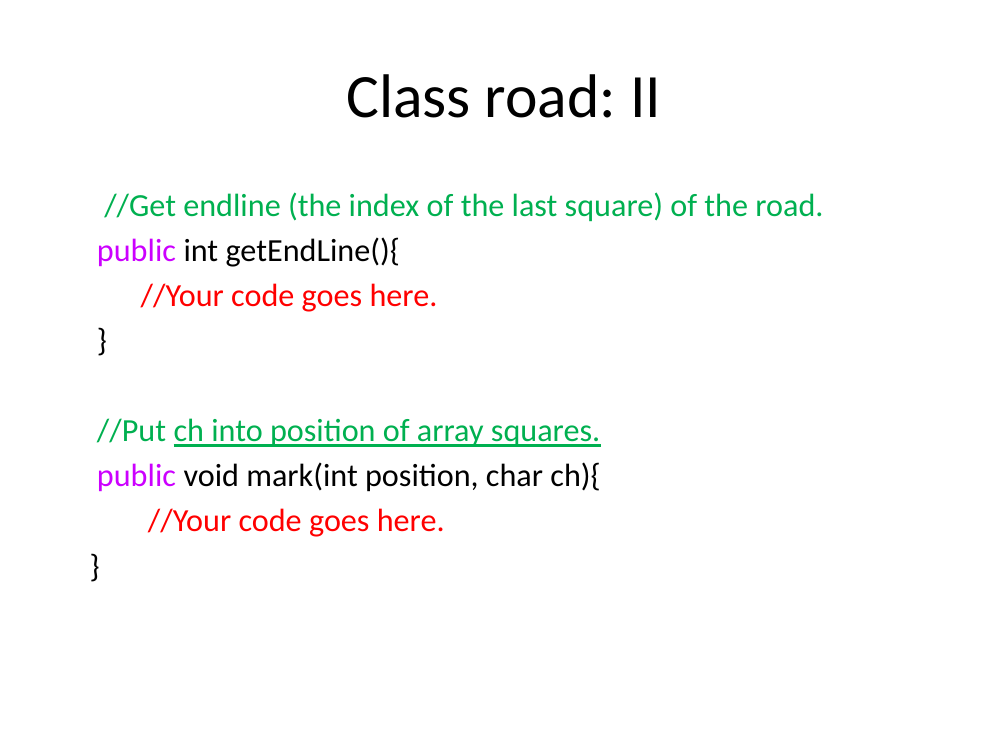
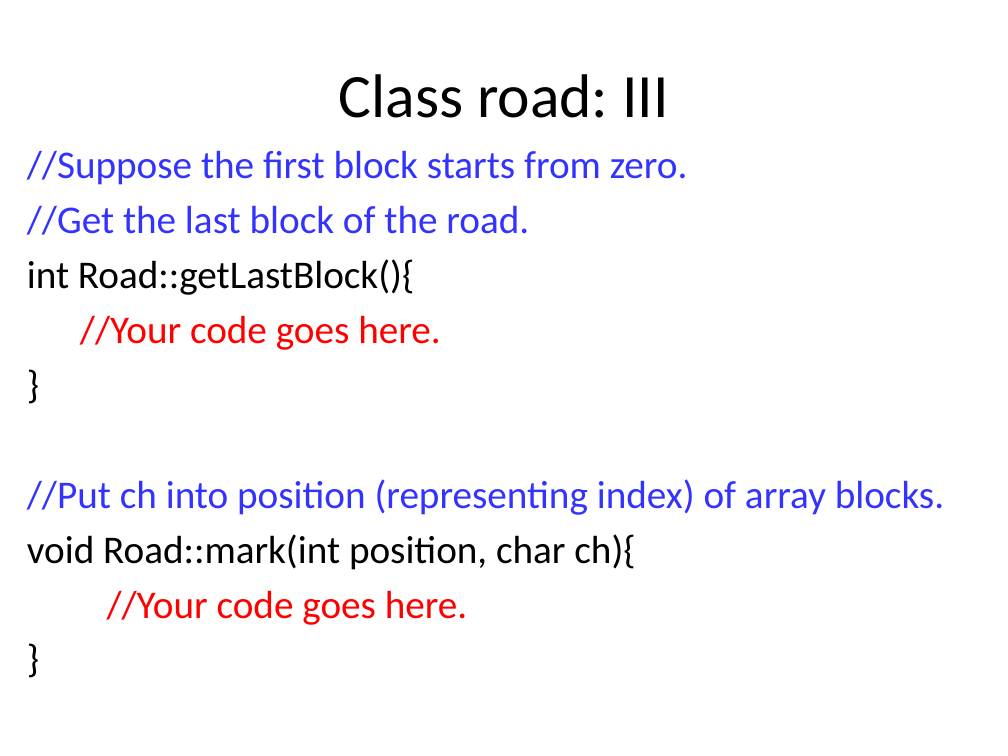
Before and after one commit to tong-yee/tong-yee.github.io, a slide deck: slide 17 of 135/projects/project3/project3_HareTortoiseCompetition.pptx (slide 14 before the commit). Drawn at 1008x756 pixels with LibreOffice and Linux fonts; fonts in the diff are those of the drawing. Boxes give left, top, right and bottom in pixels: in the first picture for what was removed or moved away, otherwise in the second. Text is boxed around its words. In the diff, an @@ line names an element or a change of style, - is before the commit and + after.

```diff
--- a/135/projects/project3/project3_HareTortoiseCompetition.pptx
+++ b/135/projects/project3/project3_HareTortoiseCompetition.pptx
@@ title at [339,74,668,118]: text changed @@
-Class road: II
+Class road: III
@@ text "//Suppose the first block starts ...": place and size @@
-text "//Suppose the first block starts ..." at [97,192,823,537]
+text "//Suppose the first block starts ..." at [27,150,944,625]
@@ text at [27,150,688,295]: text changed; size 23 to 28 pt; text colour #00B050 to #3333FF @@
-//Get endline (the index of the last square) of the road.
-public int getEndLine(){
+//Suppose the first block starts from zero.
+//Get the last block of the road.
+int Road::getLastBlock(){
@@ text at [80,315,468,625]: size 23 to 28 pt in "//Your code goes here.", "}", "//Your code goes here.", "}"; more space between paragraphs @@
@@ text at [27,479,944,570]: text changed; size 23 to 28 pt; text colour #00B050 to #3333FF @@
-//Put ch into position of array squares.
-public void mark(int position, char ch){
+//Put ch into position (representing index) of array blocks.
+void Road::mark(int position, char ch){
```
Also in this commit, not shown: 17 other slides changed, 3 slides added, 2 other files.
